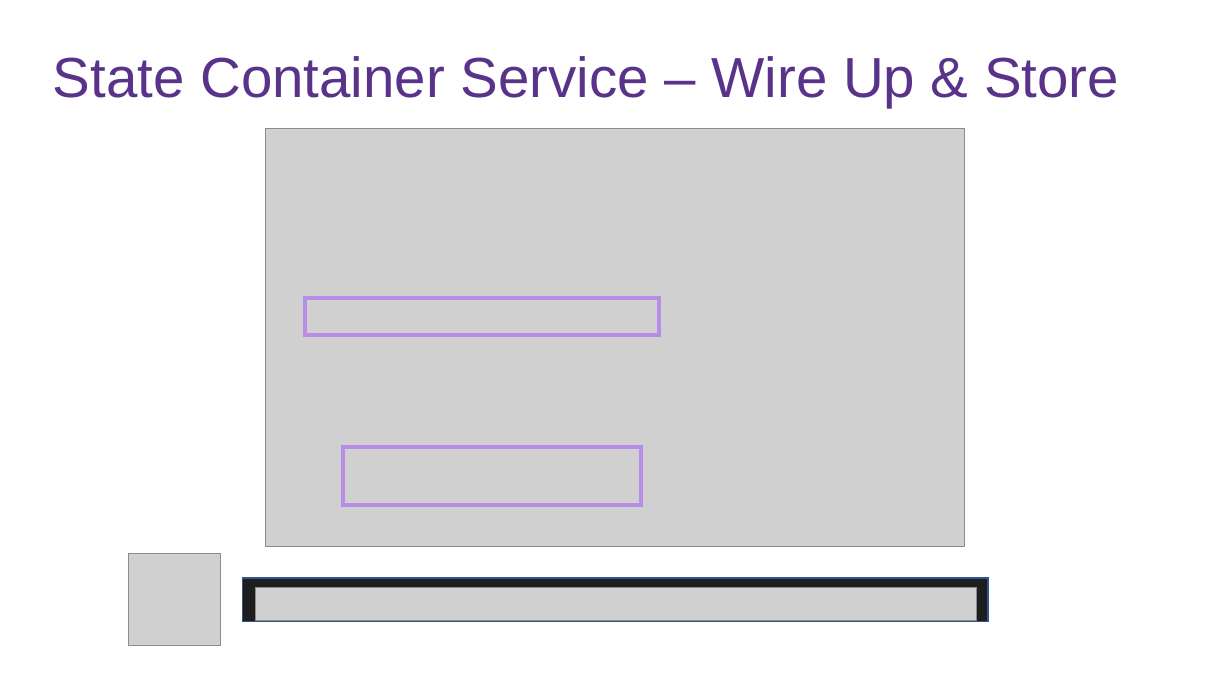
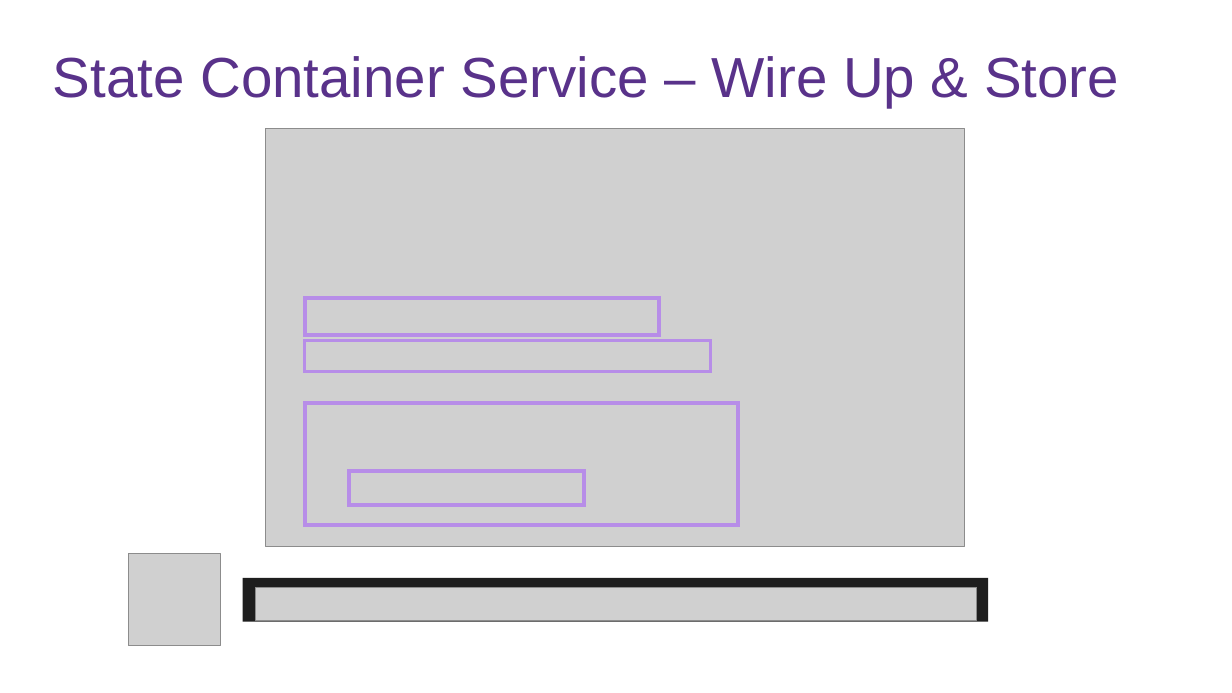
Before and after one commit to fabio-sp/BlazorConf.StateManagement.Demo, a slide deck: slide 18 of Deck_Blazor_State_Management.pptx. Drawn at 1232x693 pixels with LibreOffice and Linux fonts; fonts in the diff are those of the drawing; grey boxes stand for pictures; background and template pictures are left out. Boxes give left, top, right and bottom in pixels: in the first picture for what was removed or moved away, otherwise in the second. Text is boxed around its words. In the diff, an @@ line names an element or a change of style, - is before the commit and + after.

```diff
--- a/Deck_Blazor_State_Management.pptx
+++ b/Deck_Blazor_State_Management.pptx
@@ rectangle added at <box>305,341,711,372</box>, outline #B78DE8 2.25 pt @@
@@ rectangle: place and size @@
-rectangle at <box>344,446,642,505</box>
+rectangle at <box>305,403,738,525</box>
@@ rectangle added at <box>349,471,584,505</box>, outline #B78DE8 3 pt @@
@@ rectangle at <box>243,579,989,622</box>: outline #325491 1 pt to none @@
```
Also in this commit, not shown: 8 other slides changed, 1 slide added, 1 slide removed.
